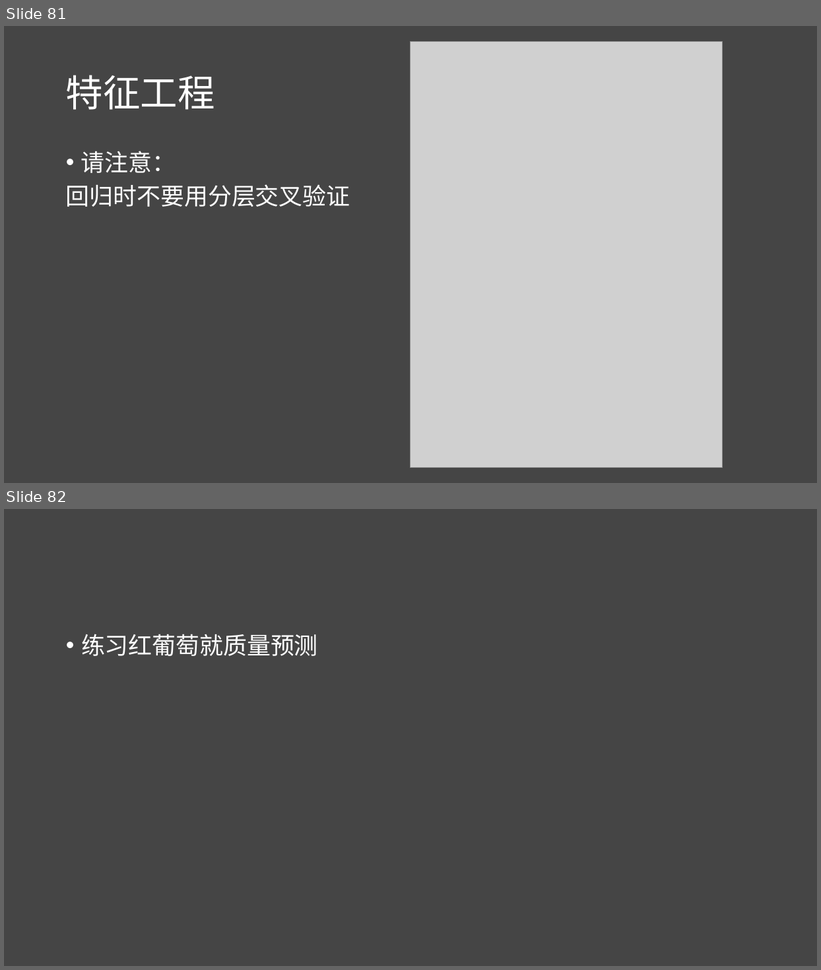
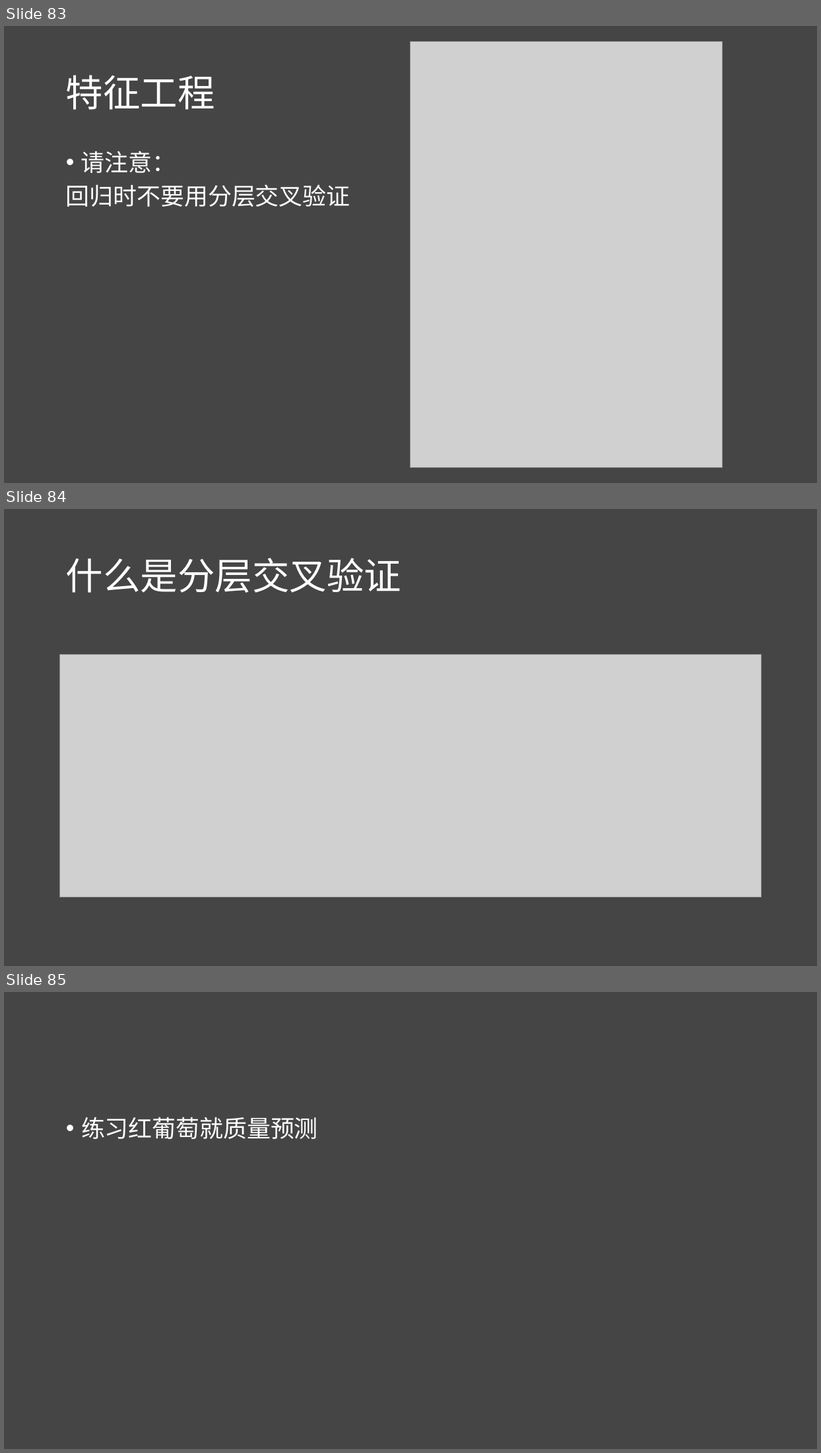
Before and after one commit to lichao312214129/lc_rsfmri_tools_python, a slide deck: The_first_ml_training/第一届机器学习实战班.pptx. Shown one above the other, each under a label of ours: slides 81 and 82 before the commit, slides 83, 84 and 85 after it. The pictures are 821x970 and 821x1453 pixels, drawn with LibreOffice and Linux fonts; fonts in the diff are those of the drawing; grey boxes stand for pictures. Boxes give left, top, right and bottom in pixels: in the first picture for what was removed or moved away, otherwise in the second. Text is boxed around its words. In the diff, an @@ line names an element or a change of style, - is before the commit and + after.

```diff
--- a/The_first_ml_training/第一届机器学习实战班.pptx
+++ b/The_first_ml_training/第一届机器学习实战班.pptx
@@ slide 84 added at (4, 509, 817, 966), background #454545 @@
@@ title added at (66, 558, 401, 593), 44 pt, text #FFFFFF @@
+什么是分层交叉验证
@@ picture added at (60, 654, 762, 897) @@
@@ what was slide 81 is now slide 83 @@
@@ what was slide 82 is now slide 85 @@
```
Also in this commit, not shown: 1 slide changed, 6 other slides added, 11 other files.
